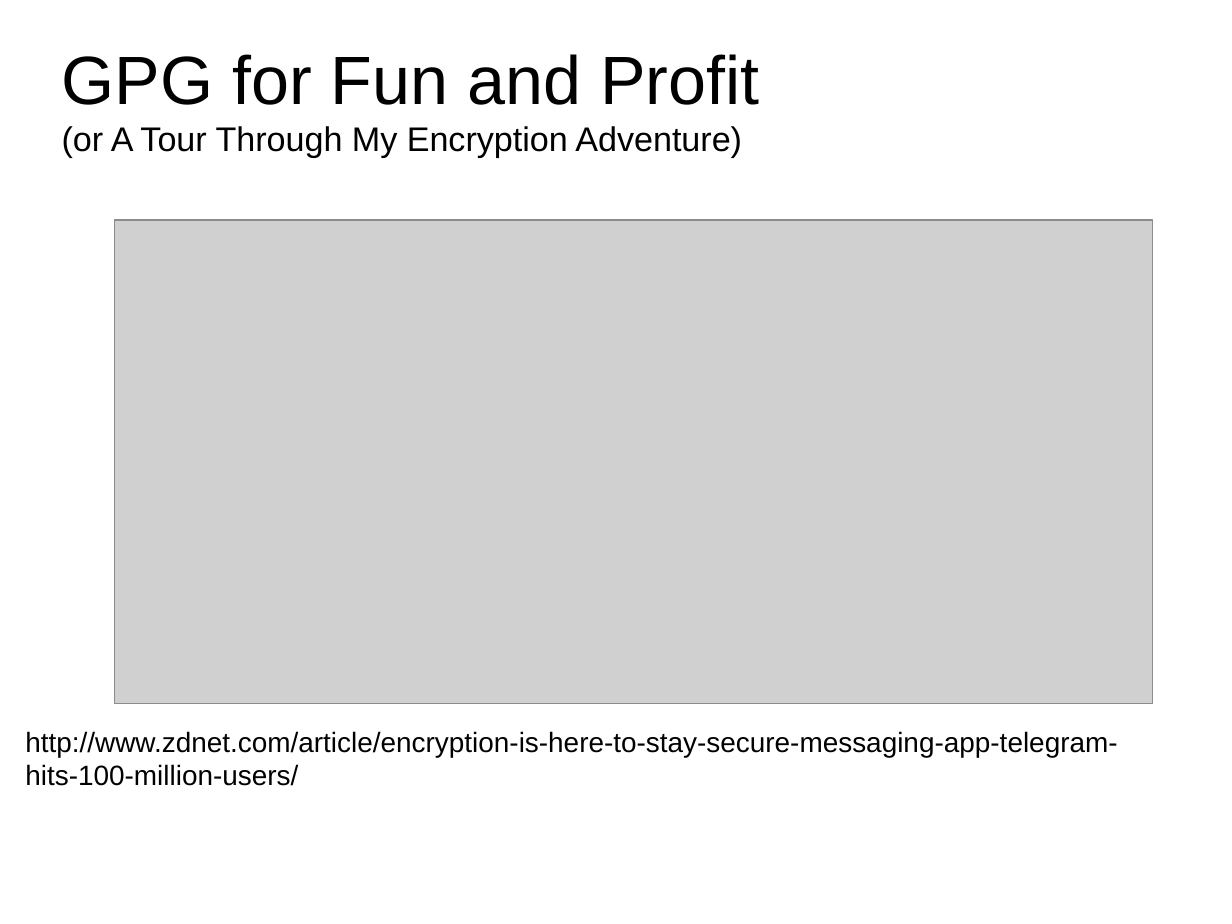
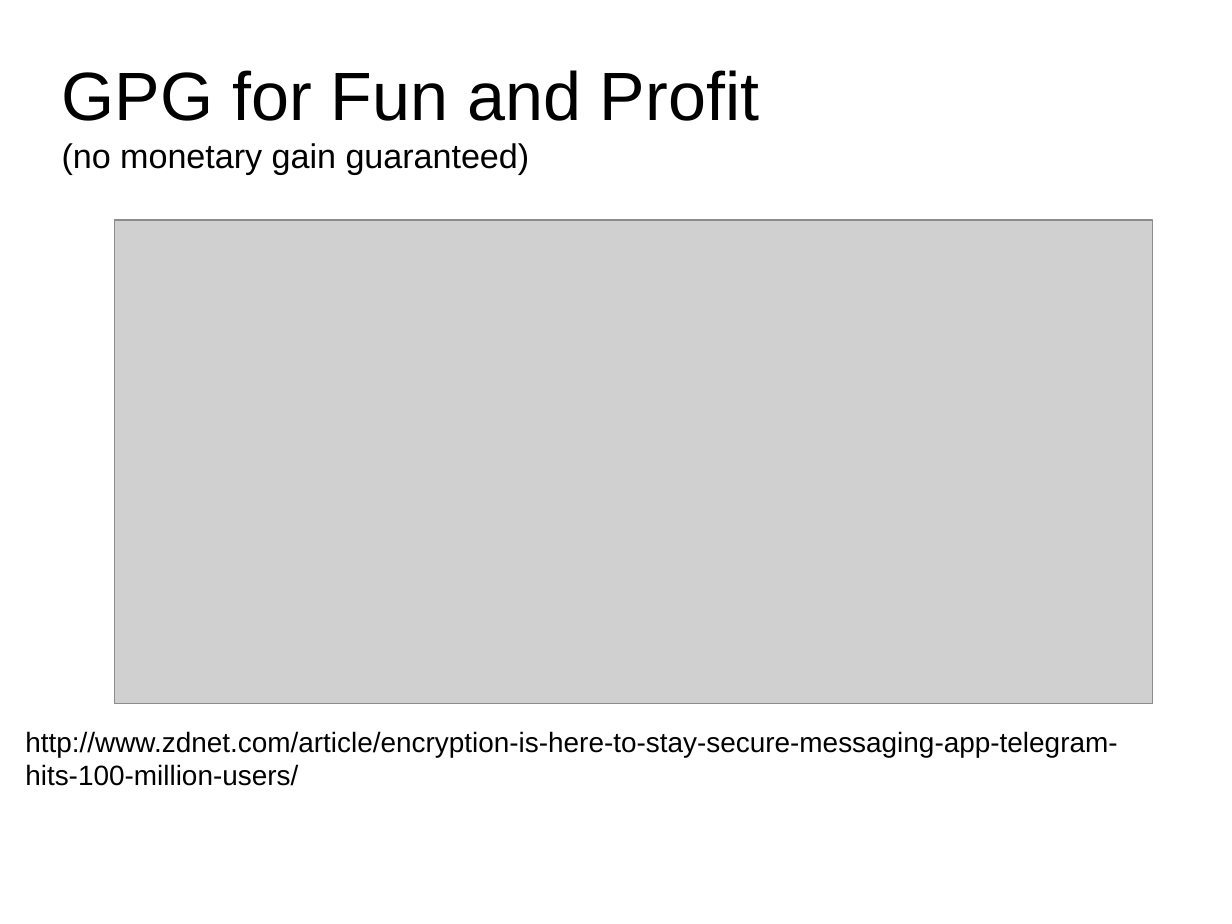
Before and after one commit to darklyons/PLUG-GPG.Talk, a slide deck: slide 1 of PLUG-GPG.Talk-20170808.pptx. Drawn at 1232x924 pixels with LibreOffice and Linux fonts; fonts in the diff are those of the drawing; grey boxes stand for pictures. Boxes give left, top, right and bottom in pixels: in the first picture for what was removed or moved away, otherwise in the second. Text is boxed around its words. In the diff, an @@ line names an element or a change of style, - is before the commit and + after.

Commit message:
Incorporate last minutes changes to slides on the night.

```diff
--- a/PLUG-GPG.Talk-20170808.pptx
+++ b/PLUG-GPG.Talk-20170808.pptx
@@ text at <box>62,143,530,175</box>: text changed @@
-(or A Tour Through My Encryption Adventure)
+(no monetary gain guaranteed)
```
